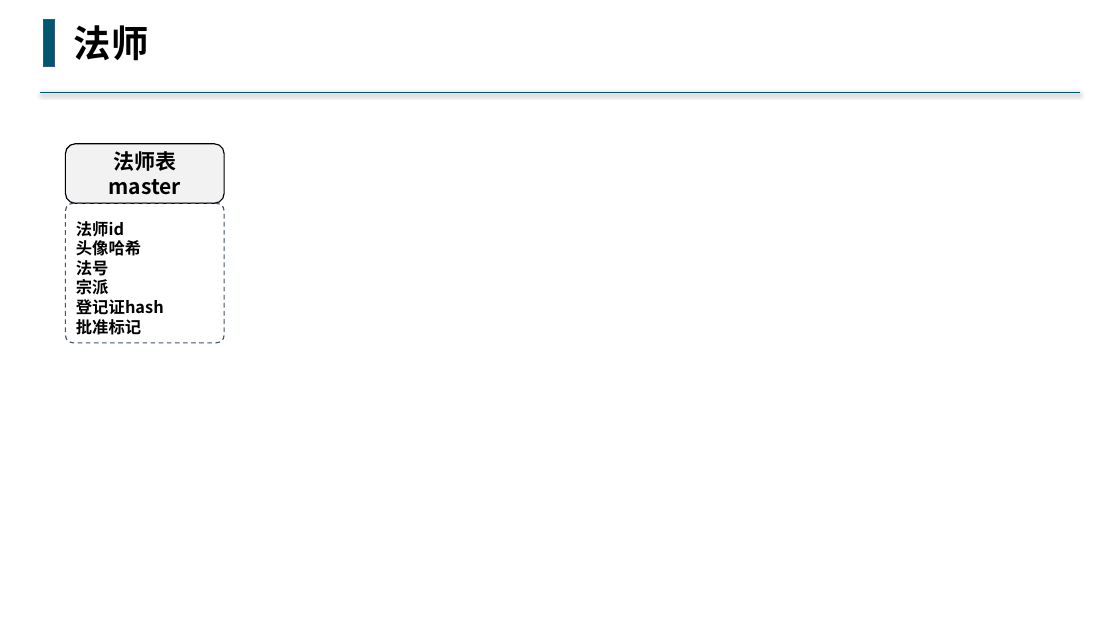
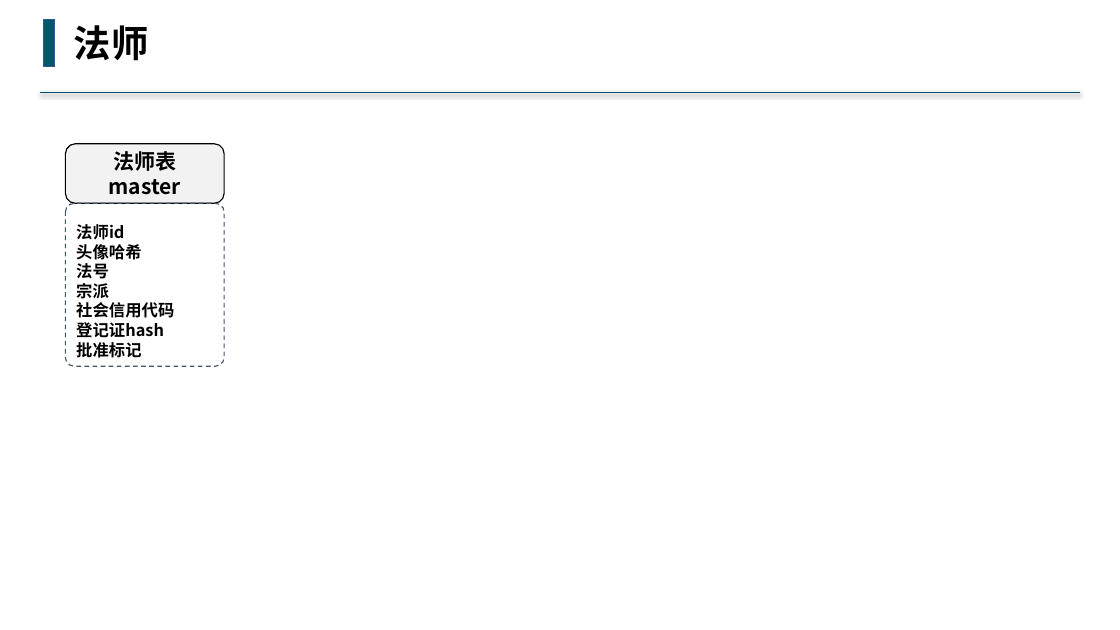
Before and after one commit to buddhachain/buddhaContract, a slide deck: slide 6 of doc/02.身份.pptx. Drawn at 1120x630 pixels with LibreOffice and Linux fonts; fonts in the diff are those of the drawing. Boxes give left, top, right and bottom in pixels: in the first picture for what was removed or moved away, otherwise in the second. Text is boxed around its words. In the diff, an @@ line names an element or a change of style, - is before the commit and + after.

```diff
--- a/doc/02.身份.pptx
+++ b/doc/02.身份.pptx
@@ rounded rectangle "法师id" resized from (x1=66, y1=203, x2=224, y2=343) to (x1=66, y1=203, x2=224, y2=366) @@
@@ text in rounded rectangle at (x1=76, y1=302, x2=174, y2=318): paragraph added @@
+社会信用代码
```
Also in this commit, not shown: 3 other slides changed, 3 slides added, 1 other file.
